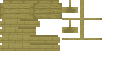
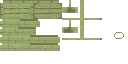
Comparing the layer stacks of the two 128x64 images. Changes:
added layer "cube_tint" (40%) above "cuben_boat" over 0, 0, 124, 51
added layer "cuben_boat" above "tint" over 0, 0, 124, 51
hid "tint" over 0, 0, 124, 51
hid "boat", painted on it over 0, 0, 124, 51
